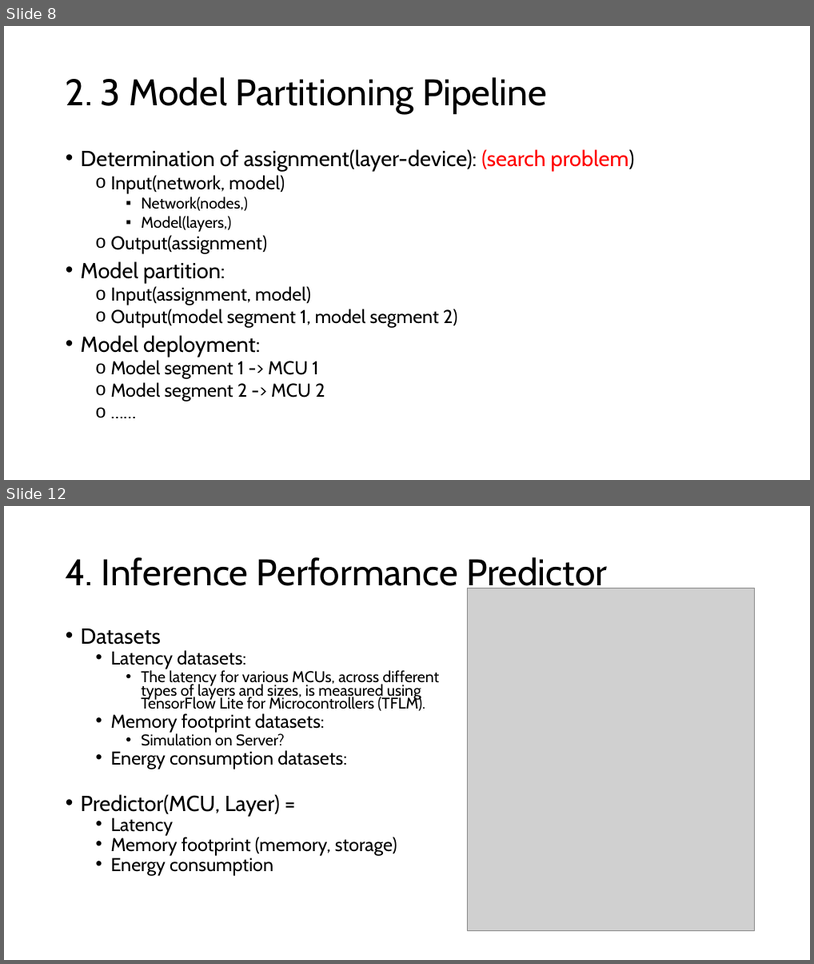
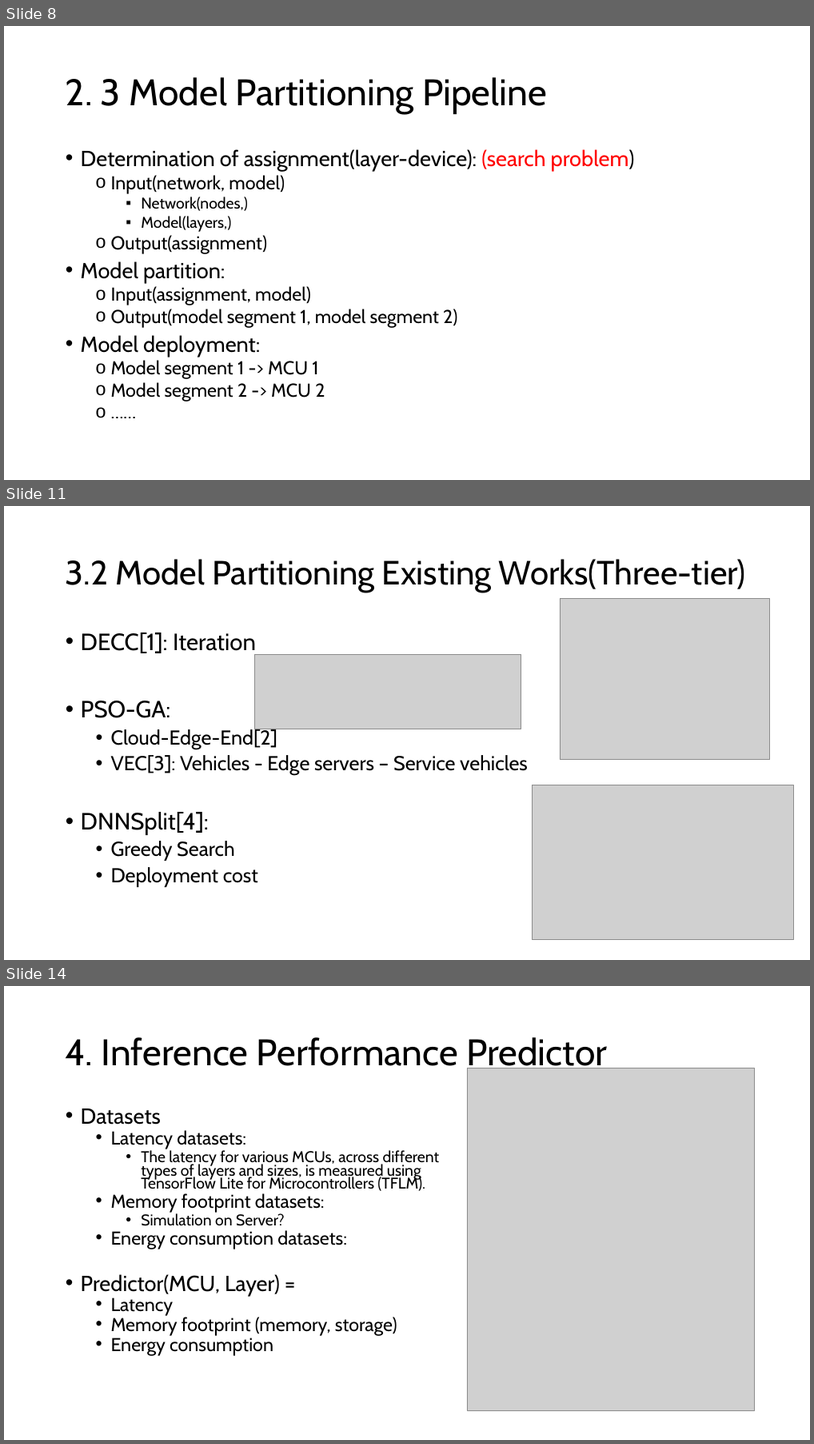
Before and after one commit to GXG-CS/on_device_learning, a slide deck: micro-network-project.pptx. Shown one above the other, each under a label of ours: slides 8 and 12 before the commit, slides 8, 11 and 14 after it; the slides between them are not shown. The pictures are 814x964 and 814x1444 pixels, drawn with LibreOffice and Linux fonts; fonts in the diff are those of the drawing; grey boxes stand for pictures. Boxes give left, top, right and bottom in pixels: in the first picture for what was removed or moved away, otherwise in the second. Text is boxed around its words. In the diff, an @@ line names an element or a change of style, - is before the commit and + after.

Commit message:
three tier

```diff
--- a/micro-network-project.pptx
+++ b/micro-network-project.pptx
@@ slide 11 added at bbox=[4, 506, 810, 960], background #FFFFFF @@
@@ title added at bbox=[66, 559, 746, 592], 40 pt, text #000000 @@
+3.2 Model Partitioning Existing Works(Three-tier)
@@ picture added at bbox=[560, 599, 770, 760] @@
@@ text added at bbox=[81, 632, 528, 887], 24 pt, text #000000 @@
+• DECC[1]: Iteration
+• PSO-GA:
+  • Cloud-Edge-End[2]
+  • VEC[3]: Vehicles - Edge servers – Service vehicles
+• DNNSplit[4]:
+  • Greedy Search
+  • Deployment cost
@@ picture added at bbox=[254, 654, 522, 728] @@
@@ picture added at bbox=[532, 785, 794, 940] @@
@@ what was slide 12 is now slide 14 @@
```
Also in this commit, not shown: 5 slides changed, 2 other slides added, 4 slides removed, 10 other files.
